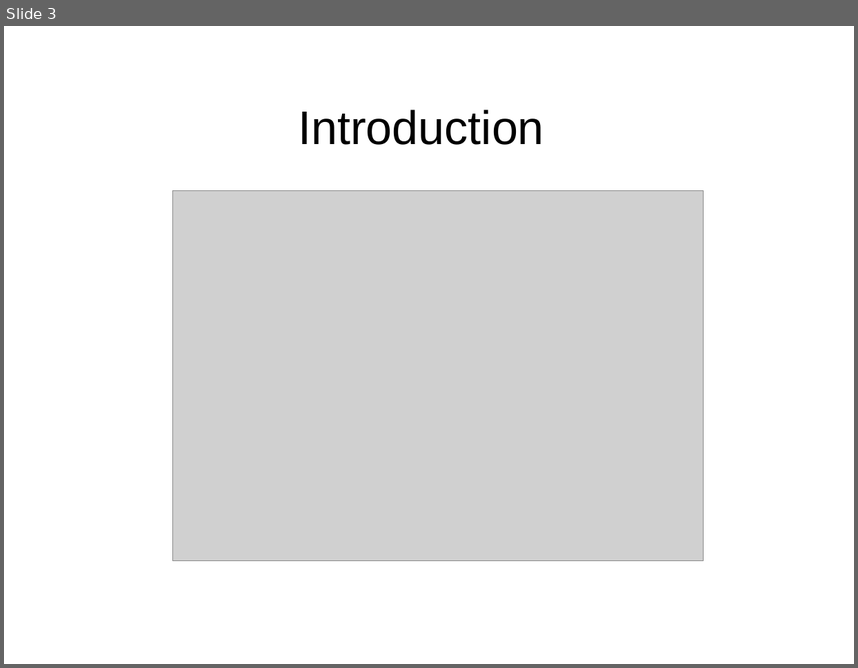
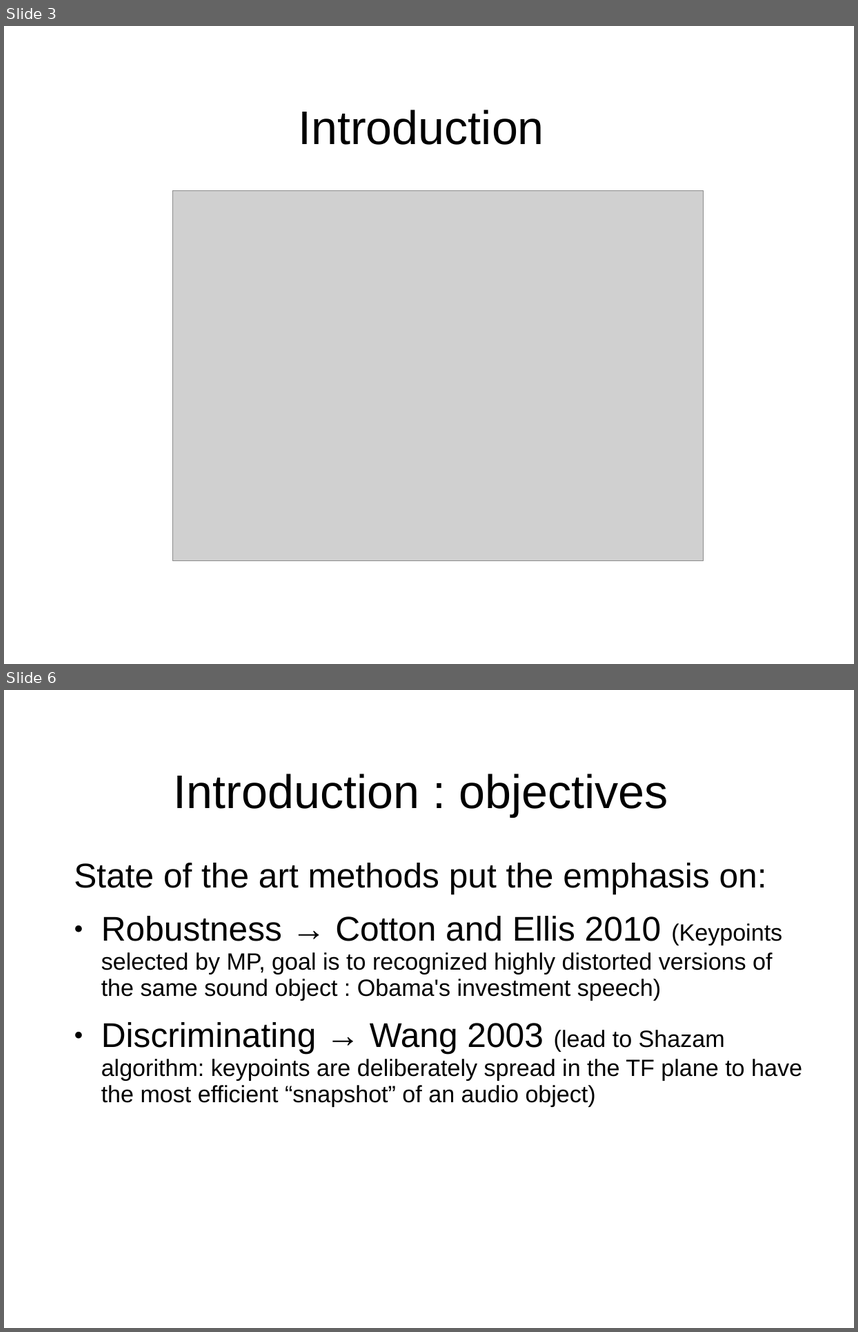
Before and after one commit to mmoussallam/audio-sketch, a slide deck: src/icassp14_fgpt/icassp14/slides.ppt. Shown one above the other, each under a label of ours: slide 3 before the commit, slides 3 and 6 after it; the slides between them are not shown. The pictures are 858x668 and 858x1332 pixels, drawn with LibreOffice and Linux fonts; fonts in the diff are those of the drawing; grey boxes stand for pictures; background and template pictures are left out. Boxes give left, top, right and bottom in pixels: in the first picture for what was removed or moved away, otherwise in the second. Text is boxed around its words. In the diff, an @@ line names an element or a change of style, - is before the commit and + after.

```diff
--- a/src/icassp14_fgpt/icassp14/slides.ppt
+++ b/src/icassp14_fgpt/icassp14/slides.ppt
@@ slide 6 added at <box>4,690,854,1328</box>, background picture (left out) @@
@@ title added at <box>174,773,668,817</box>, 44 pt, text #000000 @@
+Introduction : objectives
@@ text added at <box>74,862,802,1106</box>, 22 pt, text #000000 @@
+State of the art methods put the emphasis on:
+● Robustness → Cotton and Ellis 2010 (Keypoints selected by MP, goal is to recognized highly distorted versions of the same sound object : Obama's investment speech)
+● Discriminating → Wang 2003 (lead to Shazam algorithm: keypoints are deliberately spread in the TF plane to have the most efficient “snapshot” of an audio object)
```
Also in this commit, not shown: 3 slides changed, 4 other slides added, 1 slide removed.
